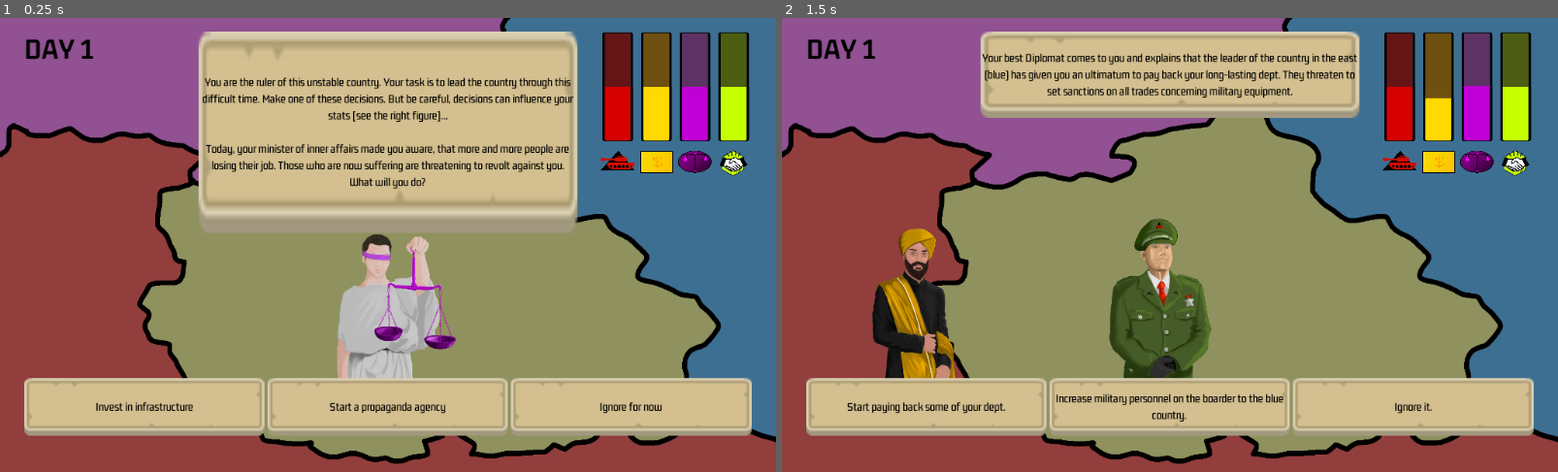
Above: before the commit, frames 1-2 (left to right).
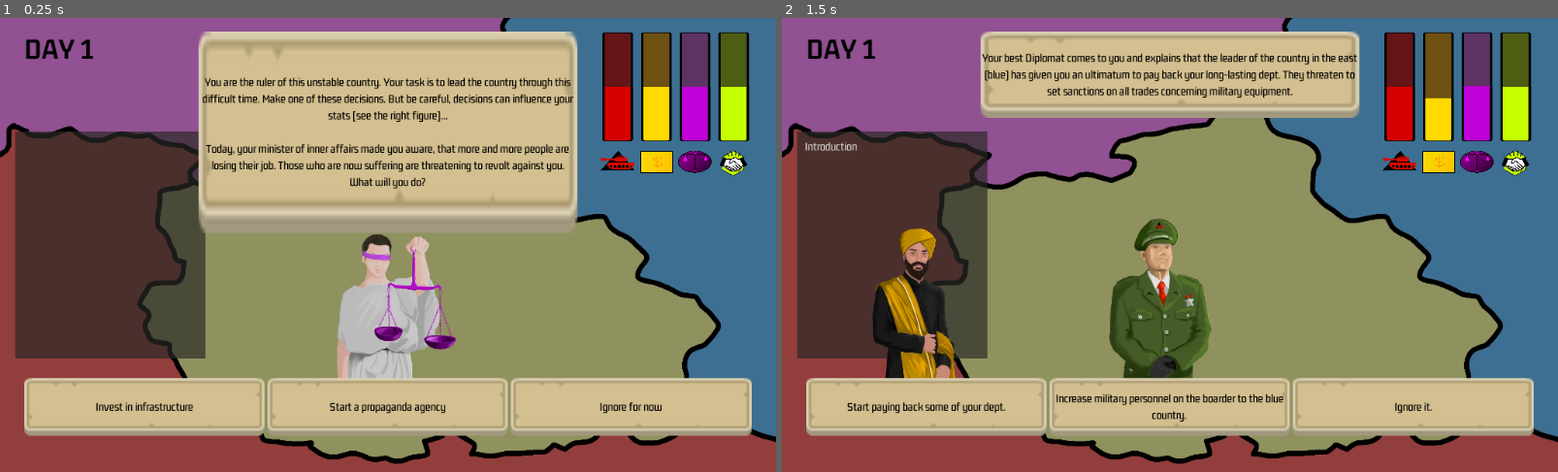
Above: after the commit, the same moments.

Repository: dsg-jam/LD49
Game: Godot game, scene res://scenes/overview.tscn
Two runs of this game, one before a commit and one after it. Both use one fixed random seed, a clock stepped at 60 frames per second and the inputs below.
Inputs (mouse positions are in pixels of both pictures, inside the frame that each line leads up to):
- Up to frame 1 (0.25 s): no input
- Up to frame 2 (1.5 s): tap Enter at 0.5 s; click (929, 408) at 1.27 s

The runs differ from the first frame. In frame 1, 12% of the frame differs, in the area x 1-27%, y 25-75%; in frame 2, 10%.

Commit message:
Add event_log
* event_log

* Put log just before bg

Co-authored-by: mineiwik <29404520+mineiwik@users.noreply.github.com>

Diff:
--- a/scenes/overview.tscn
+++ b/scenes/overview.tscn
@@ -6,6 +6,7 @@
 [ext_resource path="res://assets/background/background_nation_combined.png" type="Texture" id=4]
 [ext_resource path="res://ui/event.tscn" type="PackedScene" id=5]
 [ext_resource path="res://assets/fonts/DayX_font.tres" type="DynamicFont" id=6]
+[ext_resource path="res://ui/event_log.tscn" type="PackedScene" id=7]
 
 [node name="Overview" type="Control"]
 anchor_right = 1.0
@@ -24,6 +25,8 @@
 __meta__ = {
 "_edit_use_anchors_": false
 }
+
+[node name="Control" parent="." instance=ExtResource( 7 )]
 
 [node name="Margins" type="Control" parent="."]
 anchor_right = 1.0
--- a/scripts/manager.gd
+++ b/scripts/manager.gd
@@ -4,6 +4,7 @@
 signal decision_started(decision)
 signal eod_event_started(event)
 signal day_changed(day)
+signal event_log_updated(event)
 
 const INITIAL_VALUE = 50
 
@@ -40,6 +41,7 @@
 
 func create_log(event: LGameEvent) -> void:
 	event_logs.append(event)
+	emit_signal("event_log_updated", event)
 
 func check_requirements(p_event: LGameEvent) -> bool:
 	for requirement in p_event.requirements:
--- /dev/null
+++ b/scripts/ui/event_log.gd
@@ -0,0 +1,13 @@
+extends VBoxContainer
+
+
+# Called when the node enters the scene tree for the first time.
+func _ready():
+	var err := Manager.connect("event_log_updated", self, "_update_event_log")
+	assert(err == OK)
+
+func _update_event_log(event):
+		var label= Label.new()
+		label.text = event.name
+		label.add_color_override("font_color", Color.lightgray)
+		add_child(label)
--- /dev/null
+++ b/ui/event_log.tscn
@@ -0,0 +1,34 @@
+[gd_scene load_steps=2 format=2]
+
+[ext_resource path="res://scripts/ui/event_log.gd" type="Script" id=1]
+
+[node name="Control" type="Control"]
+anchor_bottom = 1.0
+margin_right = 271.0
+rect_min_size = Vector2( 200, 0 )
+__meta__ = {
+"_edit_use_anchors_": false
+}
+
+[node name="ColorRect" type="ColorRect" parent="."]
+anchor_right = 1.0
+anchor_bottom = 1.0
+margin_left = 20.0
+margin_top = 150.0
+margin_bottom = -150.0
+color = Color( 0.160784, 0.156863, 0.14902, 0.678431 )
+__meta__ = {
+"_edit_use_anchors_": false
+}
+
+[node name="VBoxContainer" type="VBoxContainer" parent="ColorRect"]
+anchor_right = 1.0
+anchor_bottom = 1.0
+margin_left = 10.0
+margin_top = 10.0
+margin_right = -10.0
+margin_bottom = -10.0
+script = ExtResource( 1 )
+__meta__ = {
+"_edit_use_anchors_": false
+}
Not shown: 1 places in scenes/overview.tscn that only renumber resources
